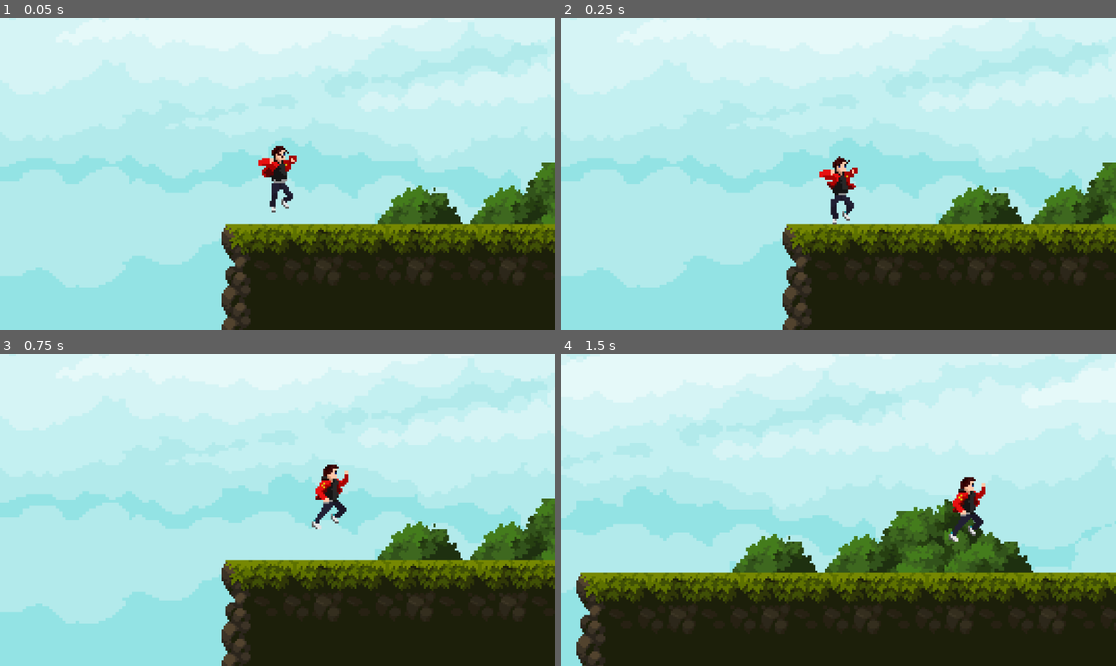
Above: before the commit, frames 1-4 (two rows, left to right).
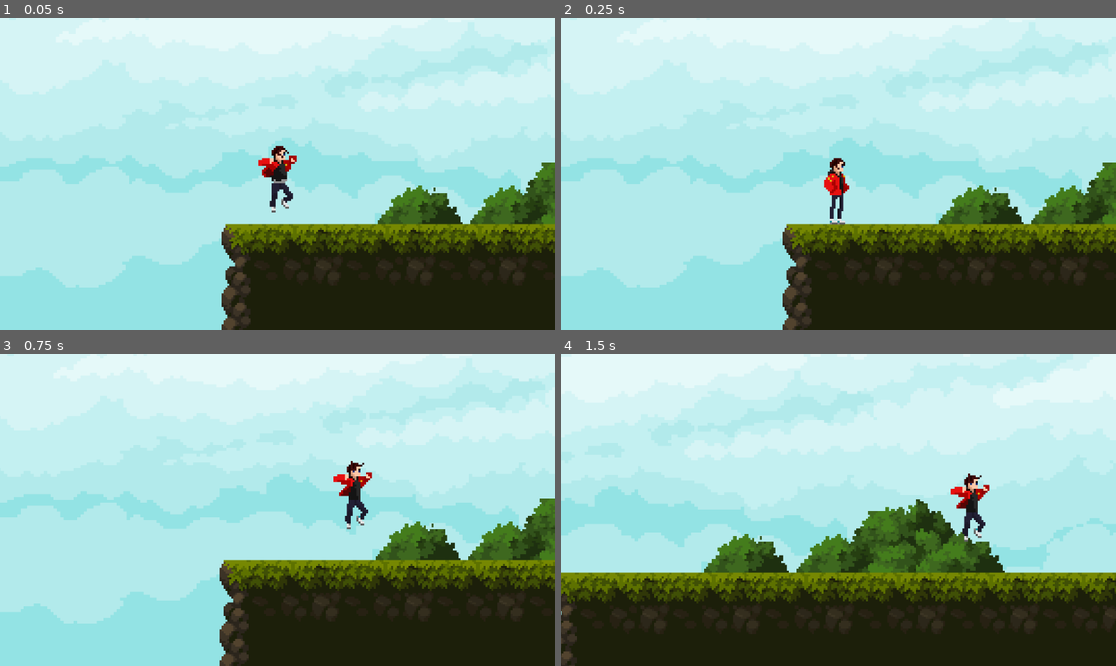
Above: after the commit, the same moments.

Repository: Chackal099/ProjetoPursuit
Game: Godot game, scene res://Levels/test_level.tscn
The game is run twice, just before and just after one commit, with the same random seed, the same clock (stepped at 60 frames per second) and the same inputs.
Inputs:
- Up to frame 1 (0.05 s): no input
- Up to frame 2 (0.25 s): no input
- Up to frame 3 (0.75 s): hold D (right) from 0.53 s (still down); tap Space (jump) at 0.6 s
- Up to frame 4 (1.5 s): keep holding D (right); tap Space (jump) at 0.77, 1.07, 1.35 s

Frame 1 is identical in both runs. In frame 2, 0.7% of the frame differs, in the area x 46-54%, y 44-67%; in frame 3, 4.1%; in frame 4, 15%, in the area x 0-100%, y 0-100%.

Commit message:
player movement changed
Now the player will still move even after jumping, adding dinamic to the game

Diff:
--- a/Character/player.gd
+++ b/Character/player.gd
@@ -24,8 +24,8 @@
 		has_double_jumped = false
 
 
-		if was_in_air == true:
-			land()
+		#if was_in_air == true:
+			#land()
 
 		was_in_air = false
 
@@ -40,7 +40,7 @@
 	# As good practice, you should replace UI actions with custom gameplay actions.
 	direction = Input.get_vector("left", "right", "up", "down")
 
-	if direction.x != 0 && animated_sprite.animation != "JumpEnd":
+	if direction:
 		velocity.x = direction.x * speed
 	else:
 		velocity.x = move_toward(velocity.x, 0, speed)
@@ -76,11 +76,11 @@
 	animation_locked = true
 	has_double_jumped = true
 
-func land():
-	animated_sprite.play("JumpEnd")
-	animation_locked = true
+#func land():
+	#animated_sprite.play("JumpEnd")
+	#animation_locked = true
 
 
 func _on_animated_sprite_2d_animation_finished():
-	if(["JumpEnd", "JumpStart", "JumpDouble"].has(animated_sprite.animation)):
+	if(["JumpStart", "JumpDouble"].has(animated_sprite.animation)):
 		animation_locked = false
--- a/Character/player2.tscn
+++ b/Character/player2.tscn
@@ -30,14 +30,6 @@
 [sub_resource type="AtlasTexture" id="AtlasTexture_pns7e"]
 atlas = ExtResource("1_s11c5")
 region = Rect2(1088, 0, 64, 64)
-
-[sub_resource type="AtlasTexture" id="AtlasTexture_a2unf"]
-atlas = ExtResource("1_s11c5")
-region = Rect2(1280, 0, 64, 64)
-
-[sub_resource type="AtlasTexture" id="AtlasTexture_hlbl8"]
-atlas = ExtResource("1_s11c5")
-region = Rect2(1344, 0, 64, 64)
 
 [sub_resource type="AtlasTexture" id="AtlasTexture_mc37t"]
 atlas = ExtResource("1_s11c5")
@@ -121,19 +113,8 @@
 "duration": 1.0,
 "texture": SubResource("AtlasTexture_pns7e")
 }],
-"loop": true,
+"loop": false,
 "name": &"JumpDouble",
-"speed": 5.0
-}, {
-"frames": [{
-"duration": 1.0,
-"texture": SubResource("AtlasTexture_a2unf")
-}, {
-"duration": 1.0,
-"texture": SubResource("AtlasTexture_hlbl8")
-}],
-"loop": true,
-"name": &"JumpEnd",
 "speed": 5.0
 }, {
 "frames": [{
@@ -149,7 +130,7 @@
 "duration": 1.0,
 "texture": SubResource("AtlasTexture_gu8ce")
 }],
-"loop": true,
+"loop": false,
 "name": &"JumpLoop",
 "speed": 5.0
 }, {
@@ -166,9 +147,9 @@
 "duration": 1.0,
 "texture": SubResource("AtlasTexture_glrfs")
 }],
-"loop": true,
+"loop": false,
 "name": &"JumpStart",
-"speed": 5.0
+"speed": 10.0
 }, {
 "frames": [{
 "duration": 1.0,
@@ -207,4 +188,5 @@
 sprite_frames = SubResource("SpriteFrames_ehi3x")
 animation = &"Idle"
 autoplay = "Idle"
-frame_progress = 0.56183
+
+[connection signal="animation_finished" from="AnimatedSprite2D" to="." method="_on_animated_sprite_2d_animation_finished"]
Not shown: 1 places in Character/player2.tscn that only renumber resources
